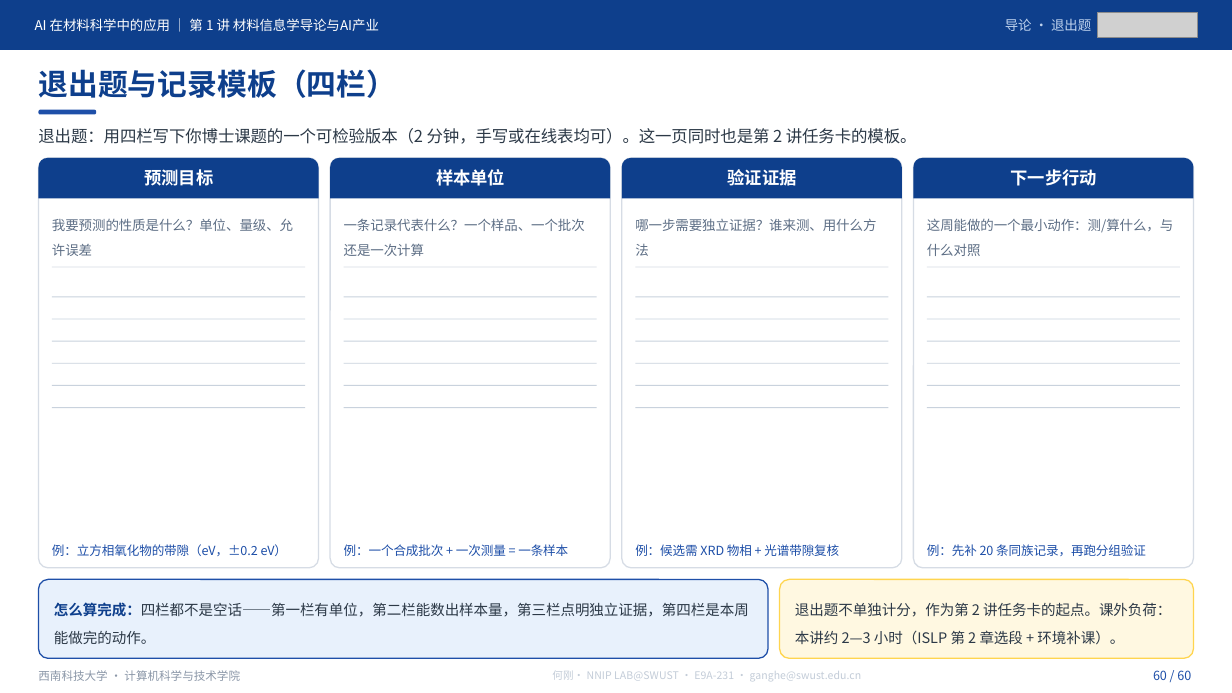
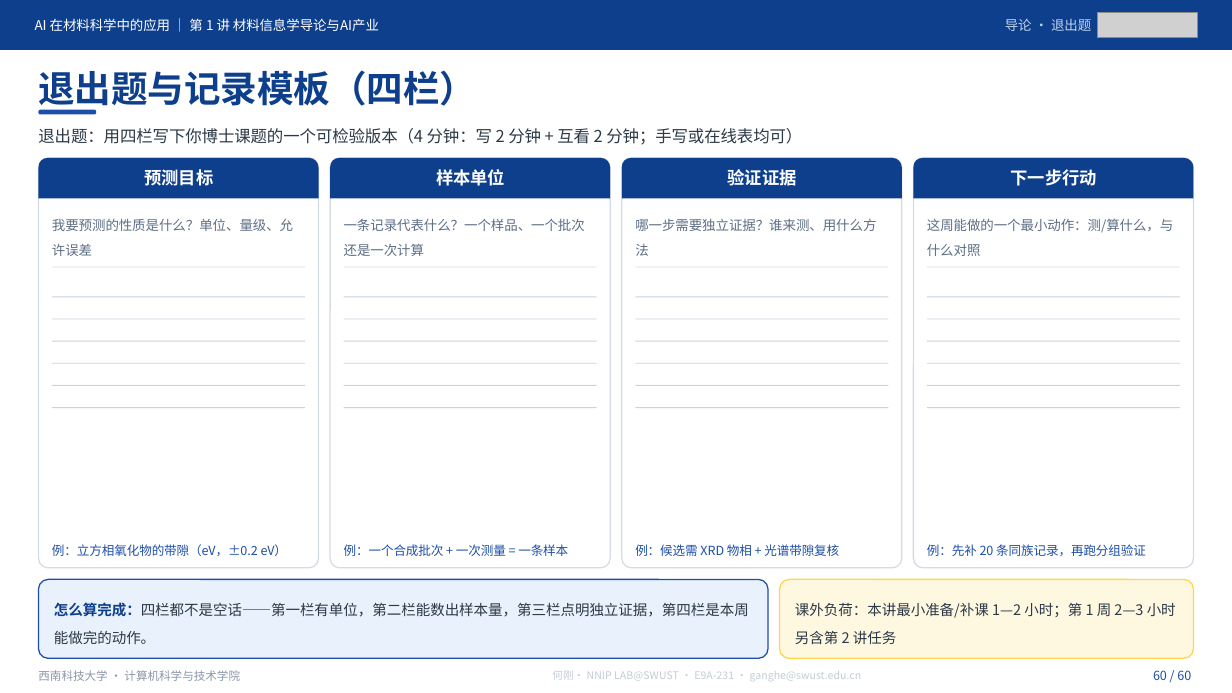
Before and after one commit to cosfrist/Applications-of-Artificial-Intelligence-in-Materials-Science-SWUST, a slide deck: slide 60 of lectures/01-材料信息学导论与AI产业/AI在材料科学中的应用-第1讲 材料信息学导论与AI产业-V5.pptx. Drawn at 1232x693 pixels with LibreOffice and Linux fonts; fonts in the diff are those of the drawing; grey boxes stand for pictures. Boxes give left, top, right and bottom in pixels: in the first picture for what was removed or moved away, otherwise in the second. Text is boxed around its words. In the diff, an @@ line names an element or a change of style, - is before the commit and + after.

Commit message:
课件更新：导论 / 第1讲手动修订，第2讲课件开放
导论（49 页，页数不变）
- 案例页统一加「概念示意（按文献重绘）」标注，区分示意与原文插图
- 证据边界收紧：火星制氧限定为地球实验室验证、尚未火星部署；
  Ti–Nb 标明为模拟应用而非新实验；弹性模量栏改为模型误差 MAE，
  不与材料模量值混同；不再宣称把可重复性写成目标函数
- P2 阅读导航补全 DOI 与 R1 第 1 章
- 新增逐页讲义、授课路线、SHA256 清单、课堂记录表（此前仓库只有课件）

第1讲（60 页，页数不变）
- 新增 8 张配图（约 1.9 MB），移除 2 张重复素材
- 科学表述修订：MGI 定位改为计算—数据—实验基础设施而非术语起点；
  Hall–Petch 斜率写明为经验拟合参数；P12 图注明「教学合成数据」
- P1 加课程仓库地址；P3 改为本讲预期目标，删去 90 分钟路线页内表
- code/ 补齐 运行预检-V5.py 与两份 README

第2讲（60 页）
- 首次发布课件；讲义、代码与表单仍待整讲验收后开放

校验
- 导论 SHA256 清单 6/6、第1讲 13/13 逐字节复算通过
- 顶层 README 发布状态同步；第 2 讲转为课件已发布

```diff
--- a/lectures/01-材料信息学导论与AI产业/AI在材料科学中的应用-第1讲 材料信息学导论与AI产业-V5.pptx
+++ b/lectures/01-材料信息学导论与AI产业/AI在材料科学中的应用-第1讲 材料信息学导论与AI产业-V5.pptx
@@ text "退出题与记录模板（四栏）" at [38, 70, 476, 112]: size 23.2 to 28.5 pt @@
@@ text at [38, 128, 802, 145]: text changed @@
-退出题：用四栏写下你博士课题的一个可检验版本（2 分钟，手写或在线表均可）。这一页同时也是第 2 讲任务卡的模板。
+退出题：用四栏写下你博士课题的一个可检验版本（4 分钟：写 2 分钟 + 互看 2 分钟；手写或在线表均可）
@@ text at [795, 603, 1176, 644]: text changed @@
-退出题不单独计分，作为第 2 讲任务卡的起点。课外负荷：本讲约 2—3 小时（ISLP 第 2 章选段 + 环境补课）。
+课外负荷：本讲最小准备/补课 1—2 小时；第 1 周 2—3 小时另含第 2 讲任务
```
Also in this commit, not shown: 55 other slides changed, 20 other files.
